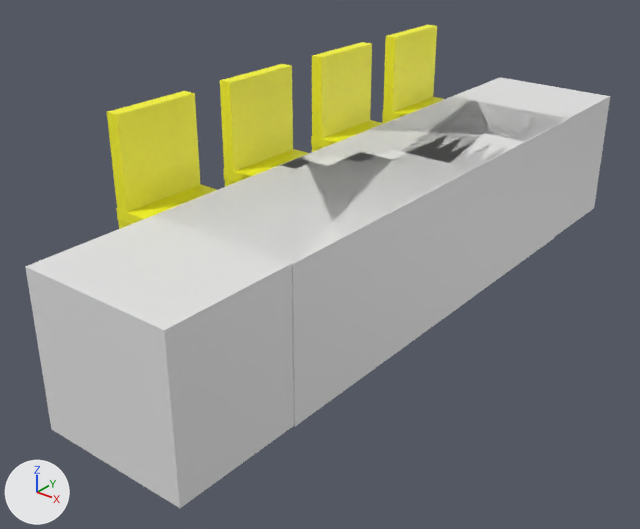
The glTF model theroom/excersizes/teater/seatrow_yellow.gltf: old version first, new version second.
The view is the same before and after, from a 50 mm camera at (7.35, -9.37, 4.91) aimed at (0.48, -0.78, -0.41). Every picture has the same lights, and +X, +Y and +Z are marked at lower left. Where no turn or scale is listed for an object, it has been applied to the vertices.

Before the edit, the objects in view are built like this:
```python
me_cube = bpy.data.meshes.new('Cube')
me_cube.from_pydata(...)  # a box spanning x -1.0..1.0, y -1.0..1.0, z -1.0..1.0
me_cube_000 = bpy.data.meshes.new('Cube.000')
me_cube_000.from_pydata(...)  # 192 vertices, 288 faces; spans x -0.11..1.2, y -0.61..5.97, z -1.47..0.6
# faces by material slot: [144, 72, 72]
me_cube_000.materials.append(mat_material_016)  # yellow #fcf929
me_cube_000.materials.append(mat_material_015)  # yellow #fcf929
me_cube_000.materials.append(mat_material_014)  # yellow #fcf929
me_cube_001 = bpy.data.meshes.new('Cube.001')
me_cube_001.from_pydata(...)  # a box spanning x -1.0..1.0, y -1.0..1.0, z -1.0..1.0
ob_4chair_001 = bpy.data.objects.new('4chair.001', me_cube_000)
ob_4chair_001.location = (-0.55, -2.64, 1.5)
ob_carpet_zone = bpy.data.objects.new('carpet.zone', me_cube_001)
ob_carpet_zone.location = (1.04, 0.0, 0.0)
ob_carpet_zone.rotation_euler = (0.0, -3.142, 0.0)  # degrees (0, -180, 0)
ob_carpet_zone.scale = (-1.02, -4.95, -1.0)
ob_front_zone = bpy.data.objects.new('front.zone', me_cube)
ob_front_zone.location = (1.05, 0.05, 0.0)
ob_front_zone.rotation_euler = (3.142, 0.0, 0.0)  # degrees (180, 0, 0)
ob_front_zone.scale = (-1.03, -3.27, -1.0)
```
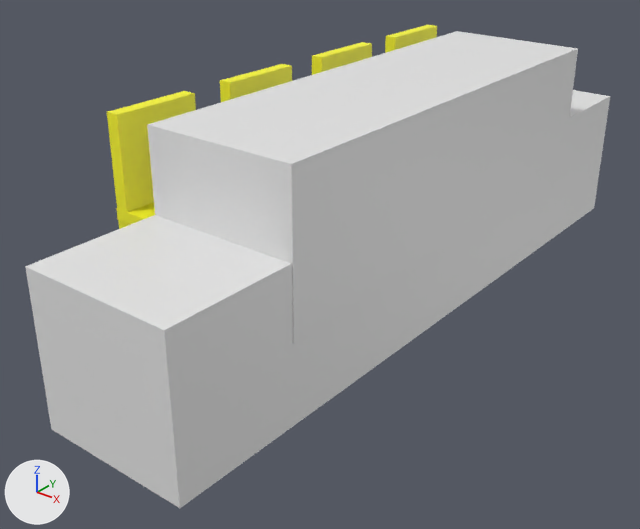
Commit message: Adjusted front.zone for seatrows.

The change in detail:
Object 'front.zone' (ob_front_zone) moves from (1.05, 0.05, 0.0) to (1.05, 0.05, 1.06).

Where the change shows, as pixel boxes (x1, y1, x2, y2) in the pictures (640 x 529 px):
'front.zone', moved
    before: (156, 96, 569, 426)
    after: (147, 31, 578, 343)
'4chair.001', unchanged, covered by the edit
    before: (107, 25, 444, 229)
    after: (107, 25, 437, 229)
